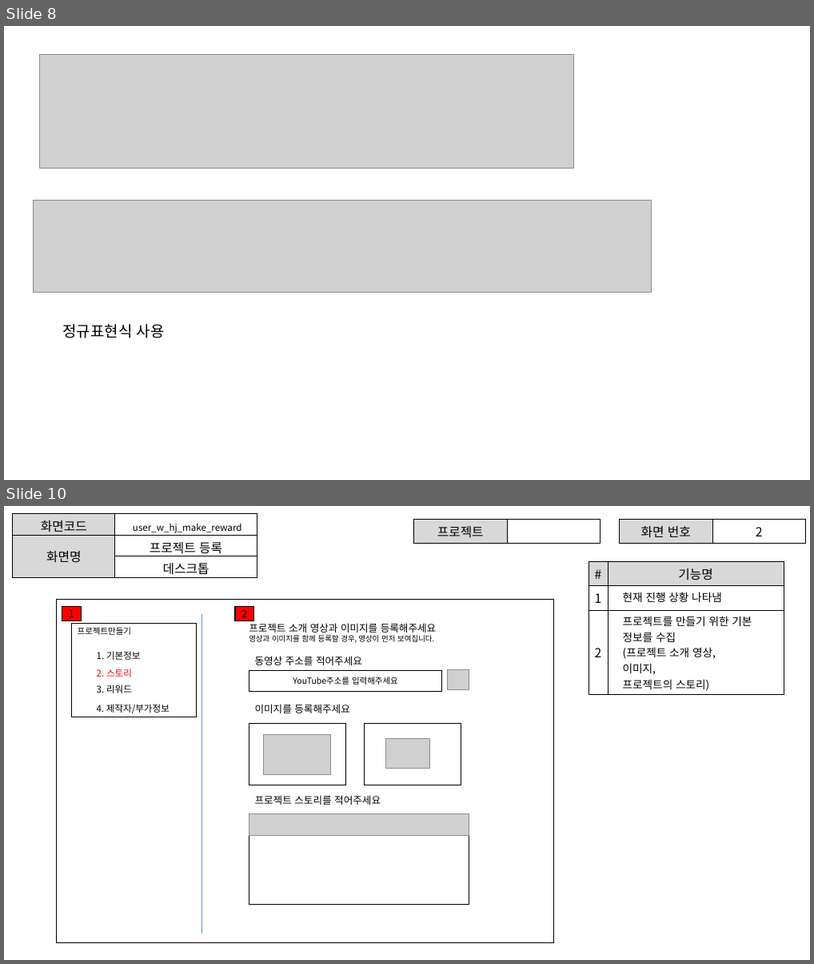
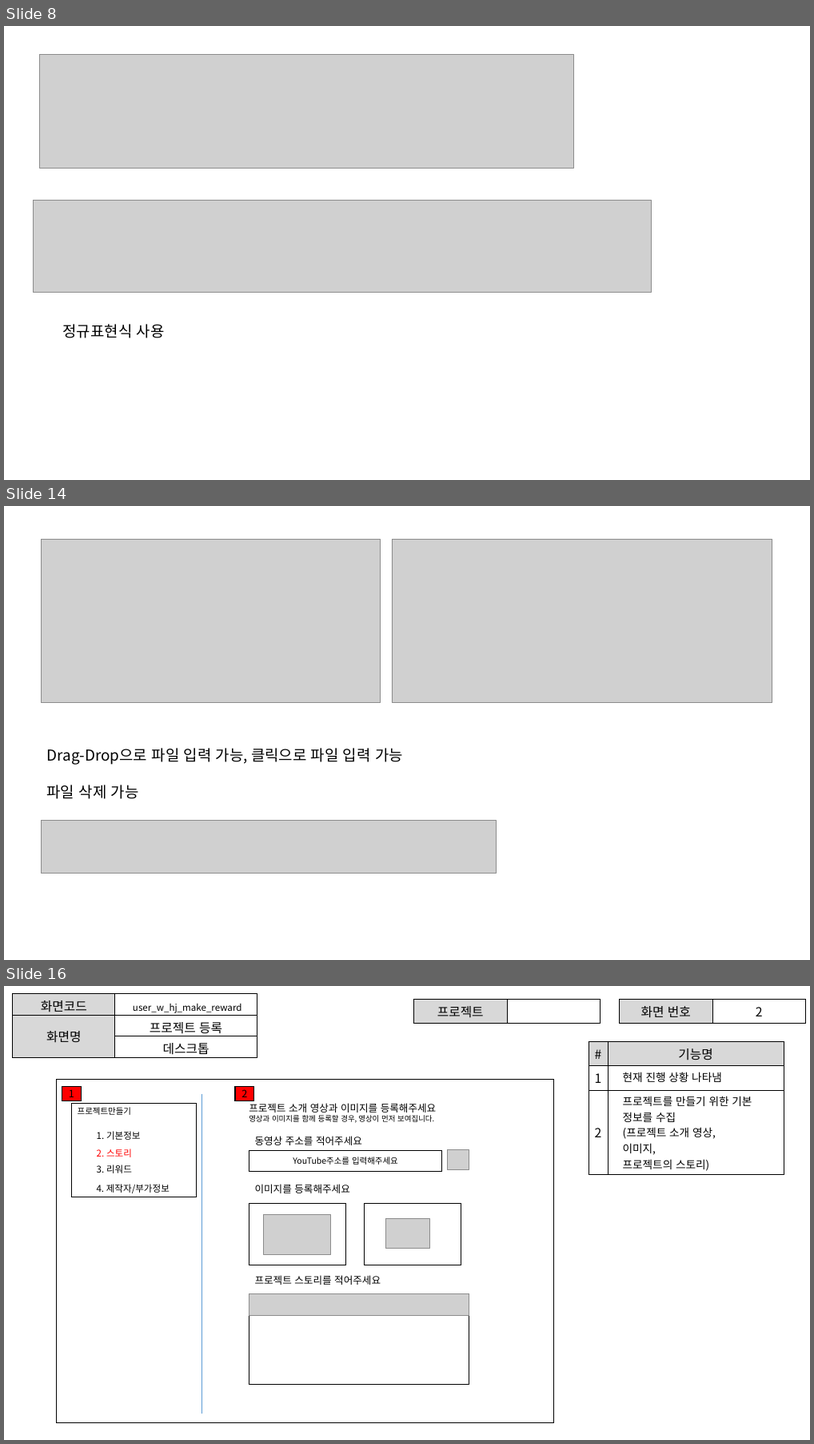
Before and after one commit to ezenteam2/EzenCrowdFunding, a slide deck: project03 화면설계서/project03 - 화면 설계서 - 형준.pptx. Shown one above the other, each under a label of ours: slides 8 and 10 before the commit, slides 8, 14 and 16 after it; the slides between them are not shown. The pictures are 814x964 and 814x1444 pixels, drawn with LibreOffice and Linux fonts; fonts in the diff are those of the drawing; grey boxes stand for pictures. Boxes give left, top, right and bottom in pixels: in the first picture for what was removed or moved away, otherwise in the second. Text is boxed around its words. In the diff, an @@ line names an element or a change of style, - is before the commit and + after.

```diff
--- a/project03 화면설계서/project03 - 화면 설계서 - 형준.pptx
+++ b/project03 화면설계서/project03 - 화면 설계서 - 형준.pptx
@@ slide 14 added at box(4, 506, 810, 960), background #FFFFFF @@
@@ picture added at box(41, 540, 380, 703) @@
@@ picture added at box(392, 540, 772, 703) @@
@@ text added at box(47, 748, 403, 799), 18 pt, text #000000 @@
+Drag-Drop으로 파일 입력 가능, 클릭으로 파일 입력 가능
+파일 삭제 가능
@@ picture added at box(41, 820, 497, 873) @@
@@ what was slide 10 is now slide 16 @@
```
Also in this commit, not shown: 6 other slides added, 1 slide removed.
